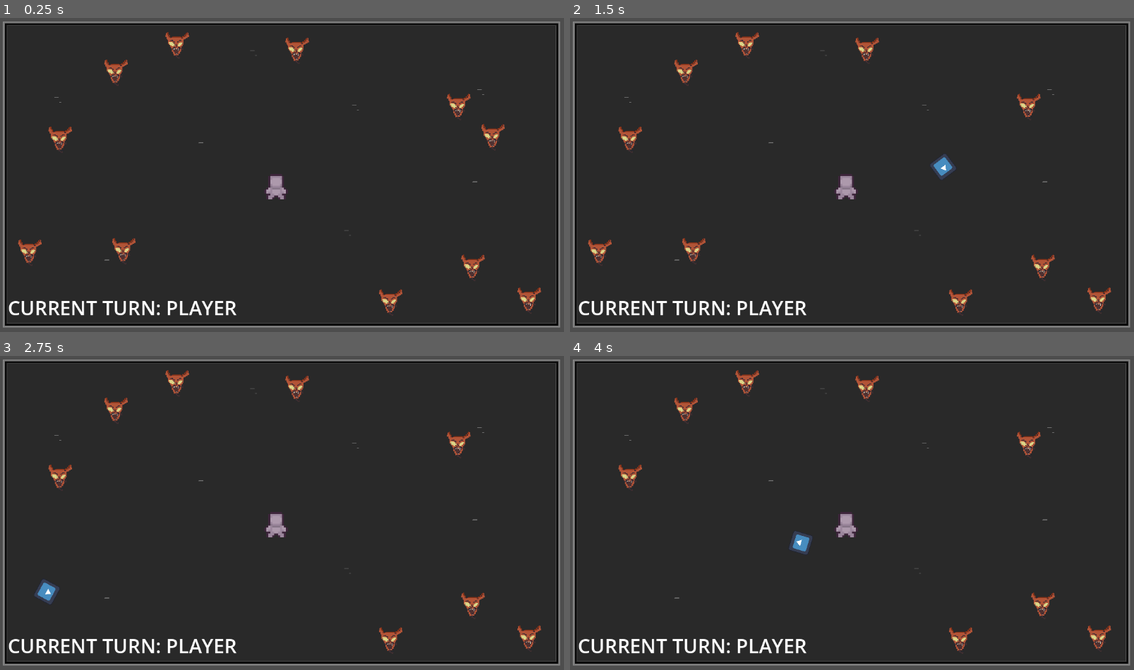
Above: before the commit, frames 1-4 (two rows, left to right).
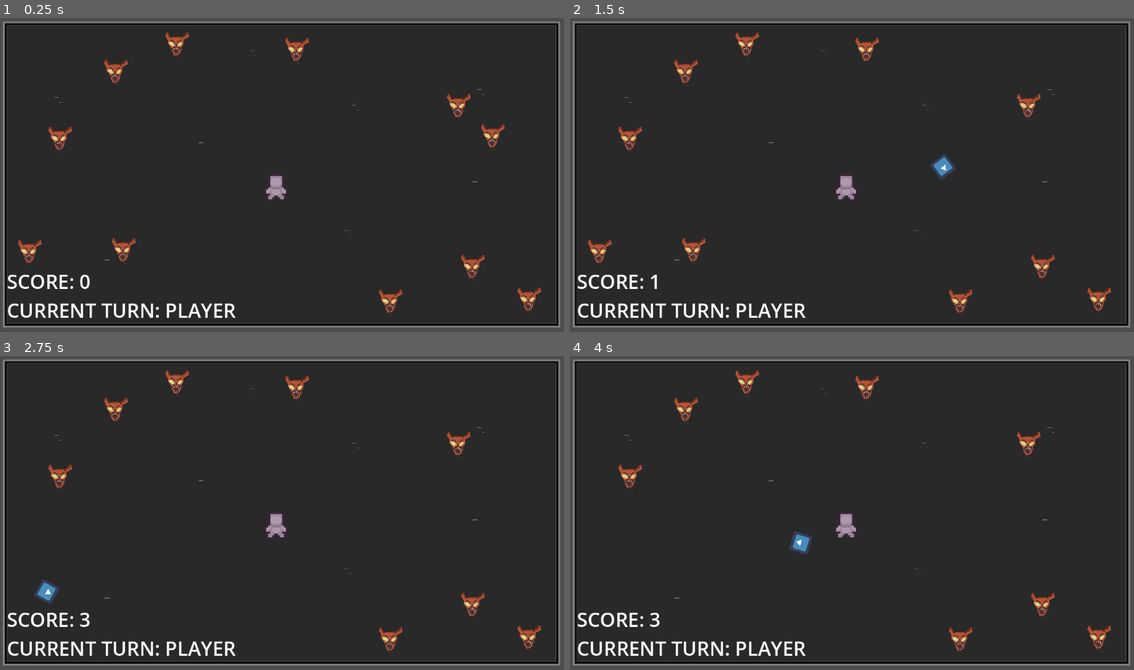
Above: after the commit, the same moments.

Repository: YumNothingSoup/Beginner-Game-Jam
Game: Godot game, scene res://Main Scenes/game_area.tscn
The game is run twice, just before and just after one commit, with the same random seed, the same clock (stepped at 60 frames per second) and the same inputs. The engine's default icon, where the game draws it, is replaced by a stand-in: a white triangle on a blue panel in a dark square.
Inputs (mouse positions are in pixels of both pictures, inside the frame that each line leads up to):
- Up to frame 1 (0.25 s): no input
- Up to frame 2 (1.5 s): move the mouse to (976, 159) at 0.52 s; click (976, 159) at 0.6 s; move the mouse to (739, 190) at 1.27 s; click (739, 190) at 1.35 s
- Up to frame 3 (2.75 s): move the mouse to (338, 443) at 2.02 s; click (338, 443) at 2.1 s
- Up to frame 4 (4 s): move the mouse to (823, 578) at 2.77 s; click (823, 578) at 2.85 s; move the mouse to (1021, 563) at 3.52 s; click (1021, 563) at 3.6 s

The runs differ from the first frame. In frame 1, 1.4% of the frame differs, in the area x 1-42%, y 81-96%; in frame 2, 1.4%; in frame 3, 1.4%; in frame 4, 1.4%.

Commit message:
Add files via upload

Diff:
--- a/Entities/enemies/enemy.gd
+++ b/Entities/enemies/enemy.gd
@@ -15,6 +15,9 @@
 
 # Enemy movement speed, made it an export variable for better testing
 @export var velocity: float = 100
+
+# Score given when knocked down
+@export var value: int = 1
 
 func _ready() -> void:
 	Events.enemy_turn_started.connect(on_enemy_turn_start)
@@ -62,4 +65,9 @@
 
 # eventlistener - if enemy collision box touches ball then remove this enemy
 func touchBall():
+	# Check if score manager exists in the tree, then handle scoring
+	var score_manager = get_tree().get_first_node_in_group("score_manager")
+	if score_manager != null:
+		score_manager.gain_score(value)
+
 	self.queue_free()
--- a/Entities/player/player.gd
+++ b/Entities/player/player.gd
@@ -19,7 +19,8 @@
 	if animate.animation == "death":
 		$transition.visible = true
 		$transition/AnimationPlayer.play("scene_transition")
-		await  get_tree().create_timer(0.5).timeout
+		await get_tree().create_timer(0.5).timeout
+		Events.player_died.emit()
 		get_tree().change_scene_to_file("res://scene_not_main/death_scene.tscn")
 
 func _on_hitbox_area_entered(area: Area2D) -> void:
--- a/Entities/player/player.tscn
+++ b/Entities/player/player.tscn
@@ -1,6 +1,6 @@
 [gd_scene load_steps=18 format=3 uid="uid://dvu67lgff14pj"]
 
-[ext_resource type="Texture2D" uid="uid://gmfl80oovw3d" path="res://Entities/player/animations/Prototype_Character.png" id="1_4w1qw"]
+[ext_resource type="Texture2D" uid="uid://gmfl80oovw3d" path="res://charicters/player/animations/Prototype_Character.png" id="1_4w1qw"]
 [ext_resource type="Script" path="res://Entities/player/player.gd" id="1_ydwdm"]
 
 [sub_resource type="AtlasTexture" id="AtlasTexture_sutav"]
--- a/Global/Events.gd
+++ b/Global/Events.gd
@@ -2,3 +2,5 @@
 
 signal player_turn_started
 signal enemy_turn_started
+
+signal player_died
--- /dev/null
+++ b/Global/GlobalData.gd
@@ -0,0 +1,9 @@
+extends Node
+
+var score: int = 0
+
+func _ready() -> void:
+	Events.player_died.connect(on_player_death)
+
+func on_player_death():
+	score = 0
--- a/Main Scenes/game_area.tscn
+++ b/Main Scenes/game_area.tscn
@@ -1,12 +1,14 @@
-[gd_scene load_steps=11 format=4 uid="uid://cfmsj4pi1erq6"]
+[gd_scene load_steps=13 format=4 uid="uid://cfmsj4pi1erq6"]
 
 [ext_resource type="Texture2D" uid="uid://c85lpf1rfhr17" path="res://Environment/placeholder_tileset.png" id="1_l0jwx"]
 [ext_resource type="PackedScene" uid="uid://df2118ff0ei5x" path="res://System Managers/turn_manager.tscn" id="1_p1l5c"]
+[ext_resource type="PackedScene" uid="uid://cma6uxfsl047t" path="res://System Managers/score_manager.tscn" id="1_ruth1"]
 [ext_resource type="PackedScene" uid="uid://dvu67lgff14pj" path="res://Entities/player/player.tscn" id="2_4x8qw"]
 [ext_resource type="PackedScene" uid="uid://cbf5d1fnt08pi" path="res://scene_not_main/pause_menu.tscn" id="3_bdykk"]
 [ext_resource type="PackedScene" uid="uid://bwvl3fycobgck" path="res://Entities/bowling_ball/bowling_ball.tscn" id="4_75x6v"]
 [ext_resource type="PackedScene" uid="uid://n2rm3356m4q5" path="res://UI/turn_label.tscn" id="5_mb6fo"]
 [ext_resource type="PackedScene" uid="uid://bnhmd4i7ebnn6" path="res://Entities/enemies/enemy.tscn" id="7_kp1eo"]
+[ext_resource type="PackedScene" uid="uid://dw5t4k0s63p14" path="res://UI/score_label.tscn" id="8_jn7te"]
 
 [sub_resource type="TileSetAtlasSource" id="TileSetAtlasSource_f751s"]
 texture = ExtResource("1_l0jwx")
@@ -43,6 +45,8 @@
 bounce = 1.0
 
 [node name="Main" type="Node2D"]
+
+[node name="ScoreManager" parent="." instance=ExtResource("1_ruth1")]
 
 [node name="TurnManager" parent="." instance=ExtResource("1_p1l5c")]
 
@@ -101,9 +105,23 @@
 
 [node name="UI" type="CanvasLayer" parent="."]
 
-[node name="TurnLabel" parent="UI" instance=ExtResource("5_mb6fo")]
-
 [node name="pause_menu" parent="UI" instance=ExtResource("3_bdykk")]
 visible = false
 
+[node name="VBoxContainer" type="VBoxContainer" parent="UI"]
+anchors_preset = 2
+anchor_top = 1.0
+anchor_bottom = 1.0
+offset_left = 14.0
+offset_top = -116.0
+offset_right = 518.0
+offset_bottom = -23.0
+grow_vertical = 0
+
+[node name="ScoreLabel" parent="UI/VBoxContainer" instance=ExtResource("8_jn7te")]
+layout_mode = 2
+
+[node name="TurnLabel" parent="UI/VBoxContainer" instance=ExtResource("5_mb6fo")]
+layout_mode = 2
+
 [connection signal="ball_stopped" from="BowlingBall" to="TurnManager" method="_on_bowling_ball_ball_stopped"]
--- /dev/null
+++ b/System Managers/score_manager.gd
@@ -0,0 +1,14 @@
+extends Node
+
+# For combos when they get implemented (this currently doesn't do anything)
+var enemies_killed: int = 0
+
+func _ready() -> void:
+	Events.player_turn_started.connect(on_player_turn_start)
+
+func gain_score(value: int):
+	GlobalData.score += value
+	enemies_killed += 1
+
+func on_player_turn_start():
+	enemies_killed = 0
--- /dev/null
+++ b/System Managers/score_manager.tscn
@@ -0,0 +1,6 @@
+[gd_scene load_steps=2 format=3 uid="uid://cma6uxfsl047t"]
+
+[ext_resource type="Script" path="res://System Managers/score_manager.gd" id="1_y38ew"]
+
+[node name="ScoreManager" type="Node" groups=["score_manager"]]
+script = ExtResource("1_y38ew")
--- /dev/null
+++ b/UI/score_label.gd
@@ -0,0 +1,4 @@
+extends Label
+
+func _process(delta: float) -> void:
+	text = "SCORE: " + str(GlobalData.score)
--- /dev/null
+++ b/UI/score_label.tscn
@@ -0,0 +1,12 @@
+[gd_scene load_steps=3 format=3 uid="uid://dw5t4k0s63p14"]
+
+[ext_resource type="Script" path="res://UI/score_label.gd" id="1_4ajvr"]
+
+[sub_resource type="SystemFont" id="SystemFont_kybf6"]
+font_names = PackedStringArray("Arial Rounded MT")
+
+[node name="ScoreLabel" type="Label"]
+theme_override_fonts/font = SubResource("SystemFont_kybf6")
+theme_override_font_sizes/font_size = 40
+text = "SCORE: 0"
+script = ExtResource("1_4ajvr")
--- a/project.godot
+++ b/project.godot
@@ -18,6 +18,7 @@
 [autoload]
 
 Events="*res://Global/Events.gd"
+GlobalData="*res://Global/GlobalData.gd"
 
 [debug]
 
